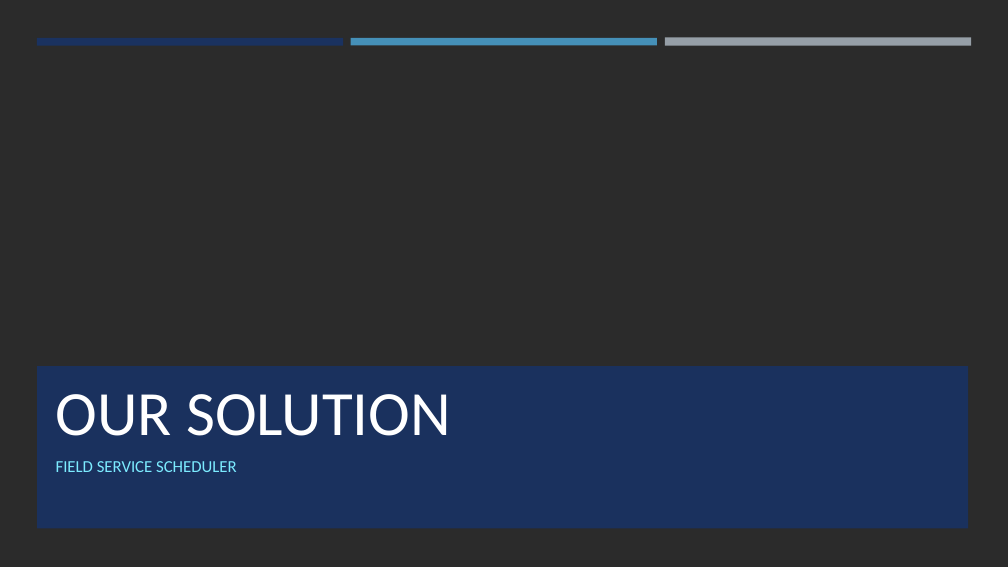
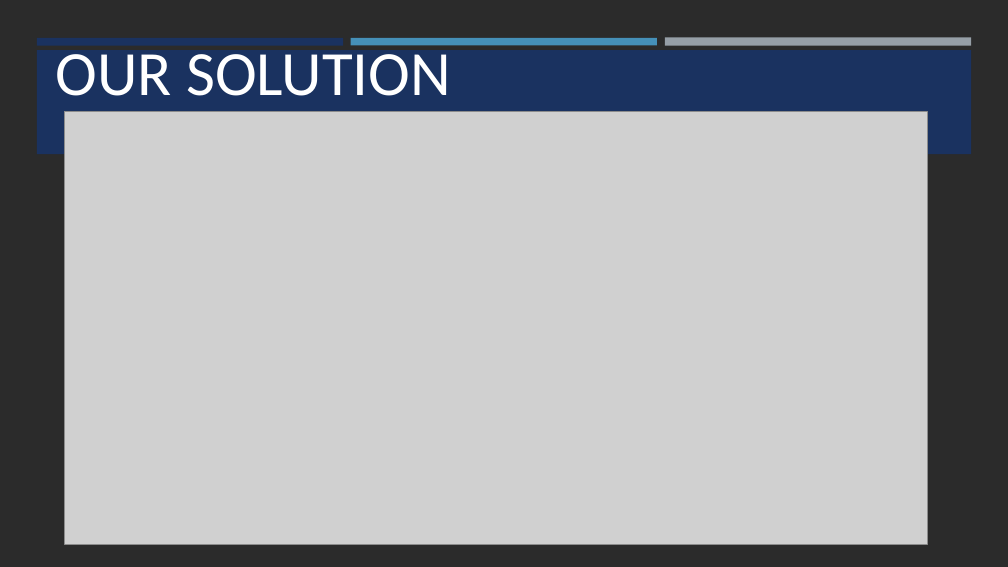
Before and after one commit to cynslcheng/CapstoneDocuments, a slide deck: slide 2 of CapstonePowerPoint.pptx. Drawn at 1008x567 pixels with LibreOffice and Linux fonts; fonts in the diff are those of the drawing; grey boxes stand for pictures; background and template pictures are left out; a plain dark background stands for a picture behind light text. Boxes give left, top, right and bottom in pixels: in the first picture for what was removed or moved away, otherwise in the second. Text is boxed around its words. In the diff, an @@ line names an element or a change of style, - is before the commit and + after.

```diff
--- a/CapstonePowerPoint.pptx
+++ b/CapstonePowerPoint.pptx
@@ rectangle removed at (x1=0, y1=0, x2=1008, y2=567) @@
@@ rectangle added at (x1=37, y1=50, x2=972, y2=154), fill #1A3260 @@
@@ title "OUR SOLUTION" rewrapped from (x1=56, y1=394, x2=451, y2=436) to (x1=56, y1=42, x2=451, y2=96) @@
@@ picture added at (x1=65, y1=112, x2=928, y2=544) @@
@@ rectangle removed at (x1=37, y1=366, x2=968, y2=529) @@
@@ subtitle removed at (x1=56, y1=461, x2=237, y2=472) @@
-FIELD SERVICE SCHEDULER
```
Also in this commit, not shown: 1 other slide changed.
